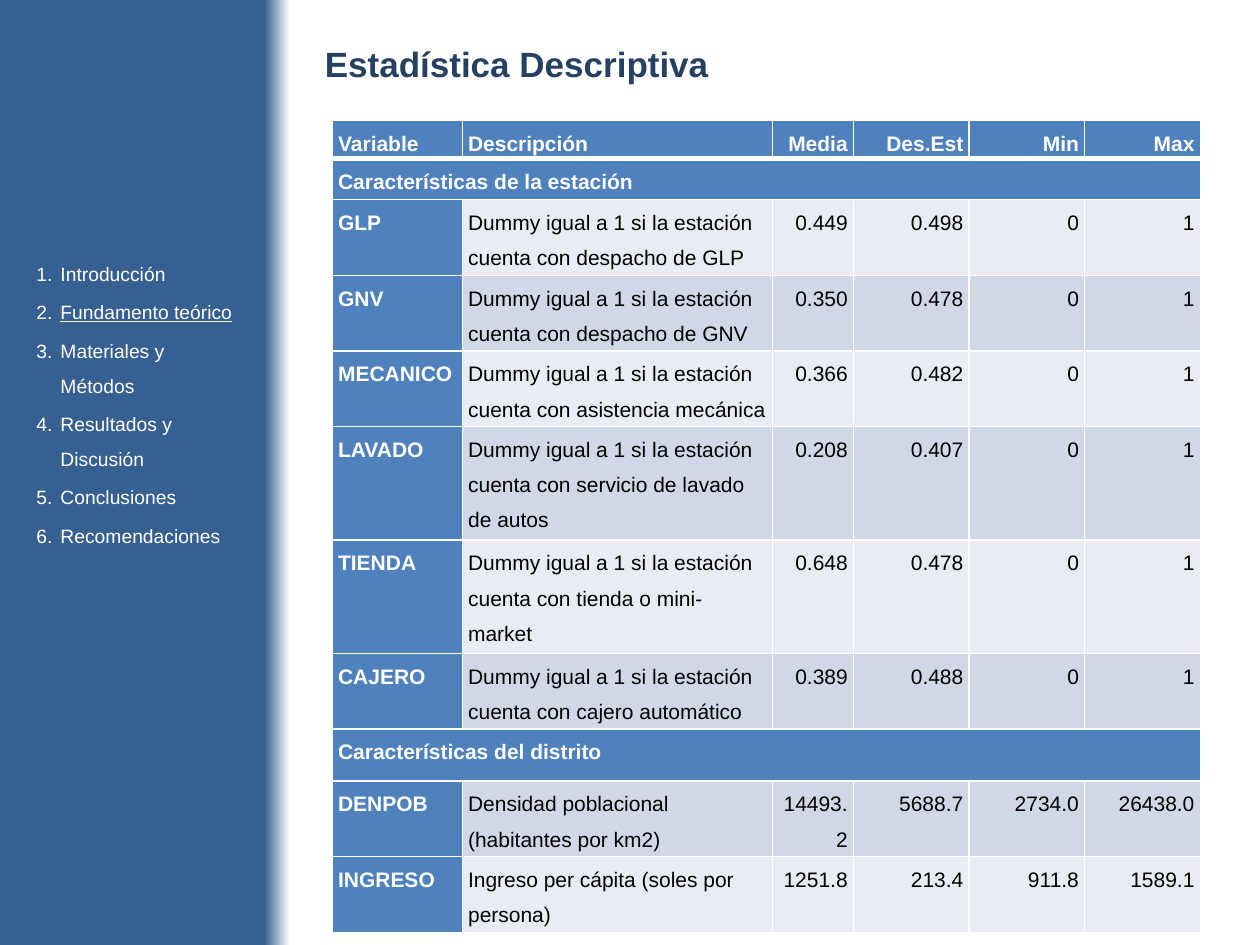
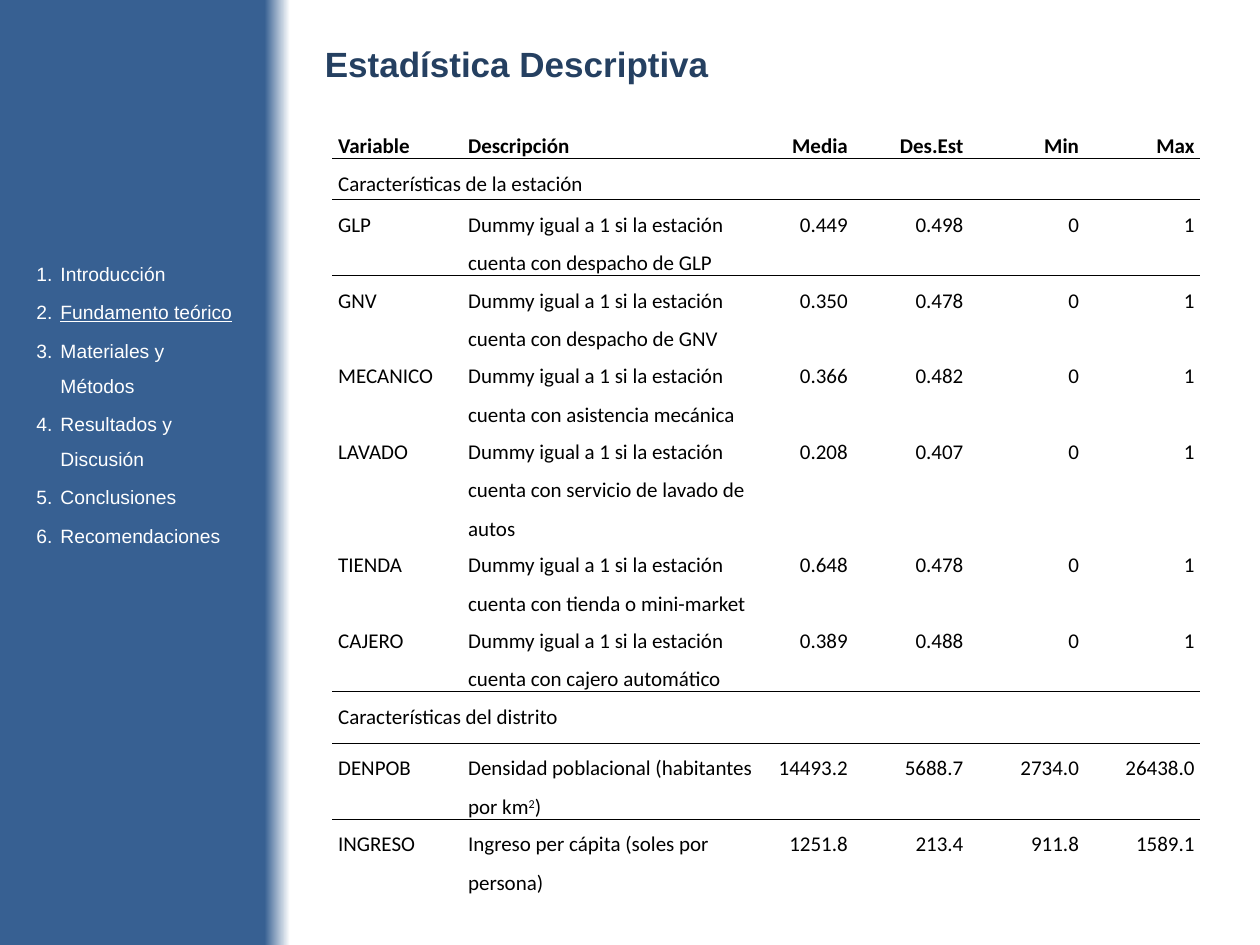
Before and after one commit to diegouriarte/masther-thesis, a slide deck: slide 17 of doc/avance-parcial.pptx. Drawn at 1260x945 pixels with LibreOffice and Linux fonts; fonts in the diff are those of the drawing. Boxes give left, top, right and bottom in pixels: in the first picture for what was removed or moved away, otherwise in the second. Text is boxed around its words. In the diff, an @@ line names an element or a change of style, - is before the commit and + after.

```diff
--- a/doc/avance-parcial.pptx
+++ b/doc/avance-parcial.pptx
@@ table at box(333, 121, 1201, 898) @@
@@ fill #4F81BD to none in 16 cells @@
@@ fill #E9EDF4 to none in 20 cells @@
@@ fill #D0D8E8 to none in 20 cells @@
@@ font Arial to Calibri @@
@@ text colour #FFFFFF to #000000 in "Variable", "Descripción", "Media", "Des.Est" and 12 more places @@
@@ bold off in "Características de la estación", "GLP", "GNV", "MECANICO" and 6 more places @@
@@ now superscript in "km2)" @@
@@ borders changed @@
```
Also in this commit, not shown: 6 other slides changed, 2 slides added, 2 other files.
